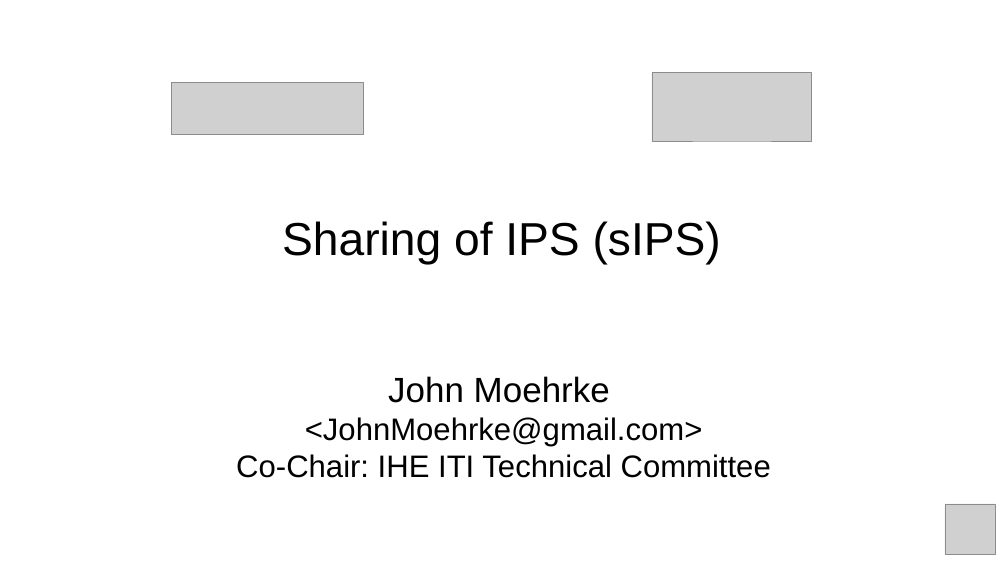
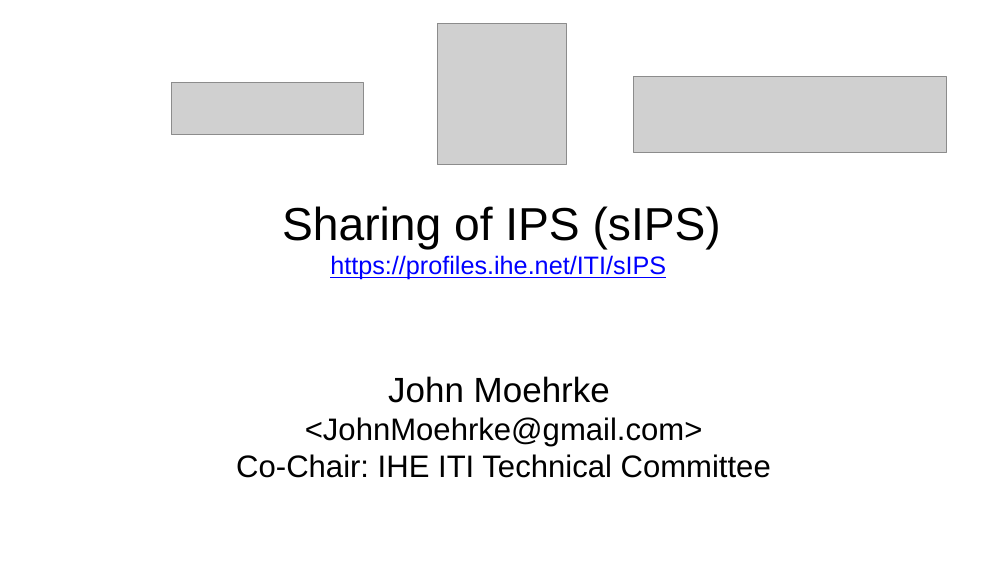
Before and after one commit to IHE/IT-Infrastructure, a slide deck: slide 1 of Presentations/IHE_ITI_sIPS.pptx. Drawn at 1008x567 pixels with LibreOffice and Linux fonts; fonts in the diff are those of the drawing; grey boxes stand for pictures; background and template pictures are left out. Boxes give left, top, right and bottom in pixels: in the first picture for what was removed or moved away, otherwise in the second. Text is boxed around its words. In the diff, an @@ line names an element or a change of style, - is before the commit and + after.

```diff
--- a/Presentations/IHE_ITI_sIPS.pptx
+++ b/Presentations/IHE_ITI_sIPS.pptx
@@ picture added at [438,23,567,165] @@
@@ picture added at [634,77,946,153] @@
@@ picture removed at [652,73,811,141] @@
@@ title at [282,206,721,280]: text changed; size 44 to 24 pt; text colour #000000 to #0000FF @@
-Sharing of IPS (sIPS)
+Sharing of IPS (sIPS)
+https://profiles.ihe.net/ITI/sIPS
@@ picture removed at [945,504,996,555] @@
```
Also in this commit, not shown: 12 other slides changed, 8 slides added, 1 other file.
